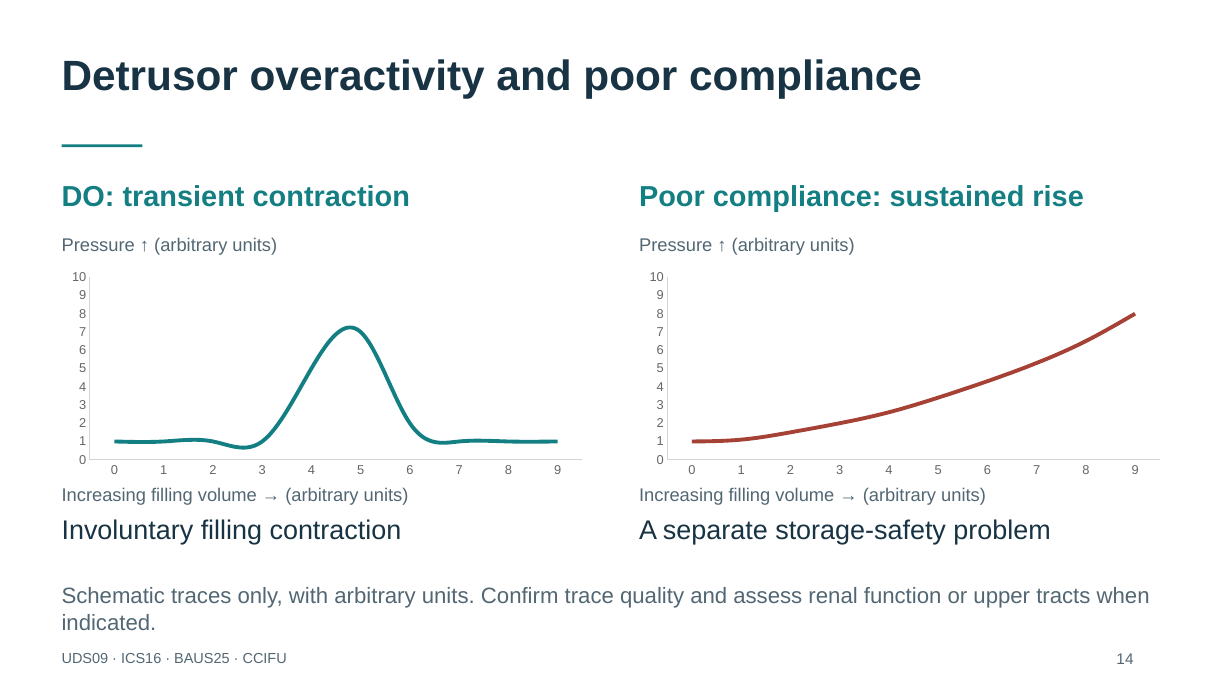
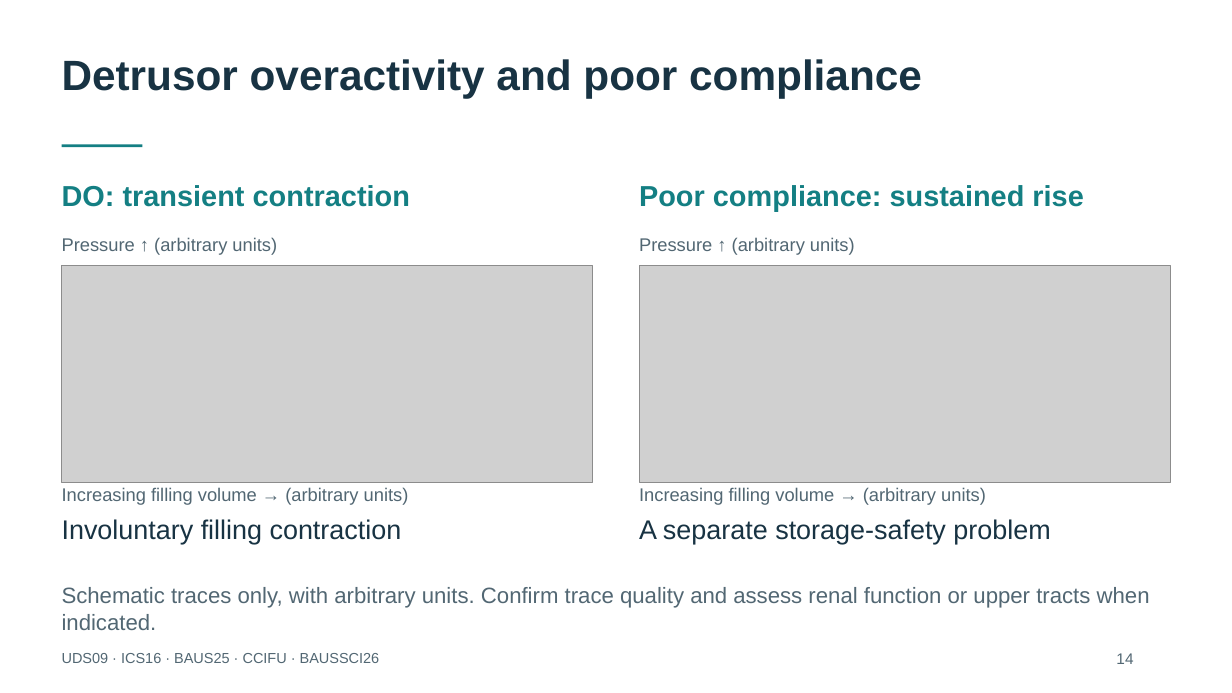
Before and after one commit to nityjr-ctrl/aus-presentation, a slide deck: slide 15 of presentation/AUS-teaching-deck.pptx. Drawn at 1232x693 pixels with LibreOffice and Linux fonts; fonts in the diff are those of the drawing; grey boxes stand for pictures. Boxes give left, top, right and bottom in pixels: in the first picture for what was removed or moved away, otherwise in the second. Text is boxed around its words. In the diff, an @@ line names an element or a change of style, - is before the commit and + after.

```diff
--- a/presentation/AUS-teaching-deck.pptx
+++ b/presentation/AUS-teaching-deck.pptx
@@ line chart removed at bbox=[62, 266, 593, 482] @@
-categories: 0, 1, 2, 3, 4, 5, 6, 7, 8, 9
-Series 1: 1, 1, 1, 1, 5, 7, 2, 1, 1, 1
@@ picture added at bbox=[62, 266, 593, 482] @@
@@ line chart removed at bbox=[640, 266, 1171, 482] @@
-categories: 0, 1, 2, 3, 4, 5, 6, 7, 8, 9
-Series 1: 1, 1.1, 1.5, 2, 2.6, 3.4, 4.3, 5.3, 6.5, 8
@@ picture added at bbox=[640, 266, 1171, 482] @@
@@ text at bbox=[62, 653, 380, 663]: text changed @@
-UDS09 · ICS16 · BAUS25 · CCIFU
+UDS09 · ICS16 · BAUS25 · CCIFU · BAUSSCI26
```
Also in this commit, not shown: 27 other slides changed, 3 slides added, 12 other files.
